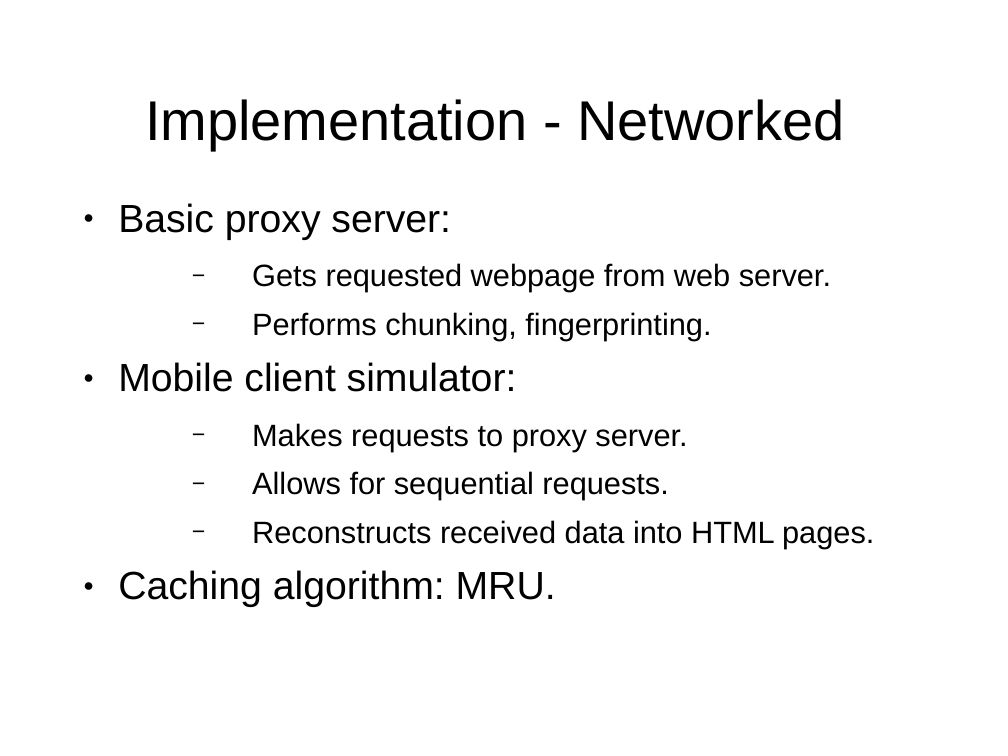
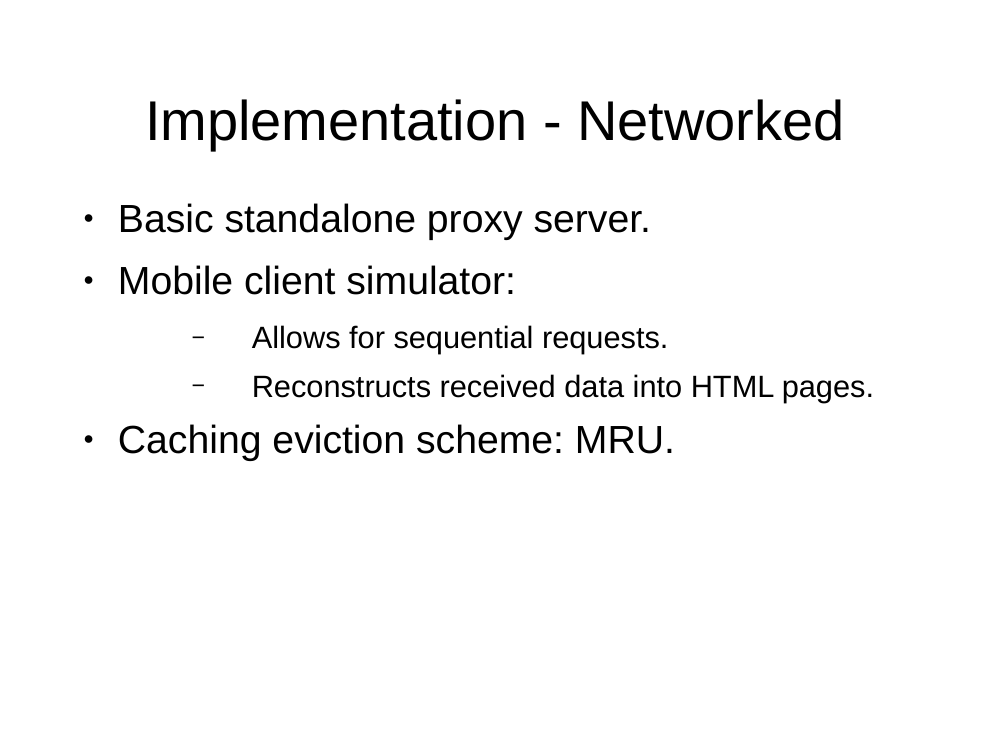
Before and after one commit to masomel/big-data-project, a slide deck: slide 7 of paper/Presentation_May17.ppt (slide 8 before the commit). Drawn at 1008x756 pixels with LibreOffice and Linux fonts; fonts in the diff are those of the drawing; background and template pictures are left out. Boxes give left, top, right and bottom in pixels: in the first picture for what was removed or moved away, otherwise in the second. Text is boxed around its words. In the diff, an @@ line names an element or a change of style, - is before the commit and + after.

Commit message:
Final presentation

```diff
--- a/paper/Presentation_May17.ppt
+++ b/paper/Presentation_May17.ppt
@@ text at (118, 203, 651, 240): text changed; size 22 to 28 pt @@
-● Basic proxy server:
-  − Gets requested webpage from web server.
-  − Performs chunking, fingerprinting.
+● Basic standalone proxy server.
@@ text at (118, 265, 874, 403): indent changed @@
@@ text at (118, 424, 675, 461): text changed @@
-● Caching algorithm: MRU.
+● Caching eviction scheme: MRU.
@@ text at (252, 423, 687, 451): paragraph removed @@
-  − Makes requests to proxy server.
```
Also in this commit, not shown: 5 other slides changed, 5 slides added, 4 slides removed.
